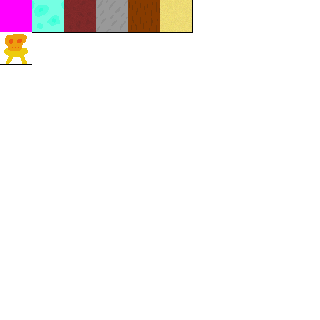
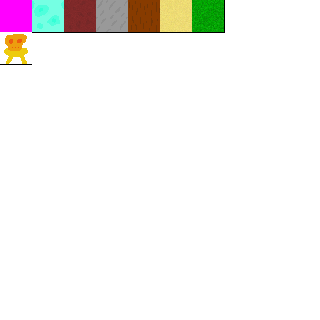
Layered file, before and after one edit (320 x 320). Changes by layer:
painted on "Pozadí" over [192,0,225,33]
